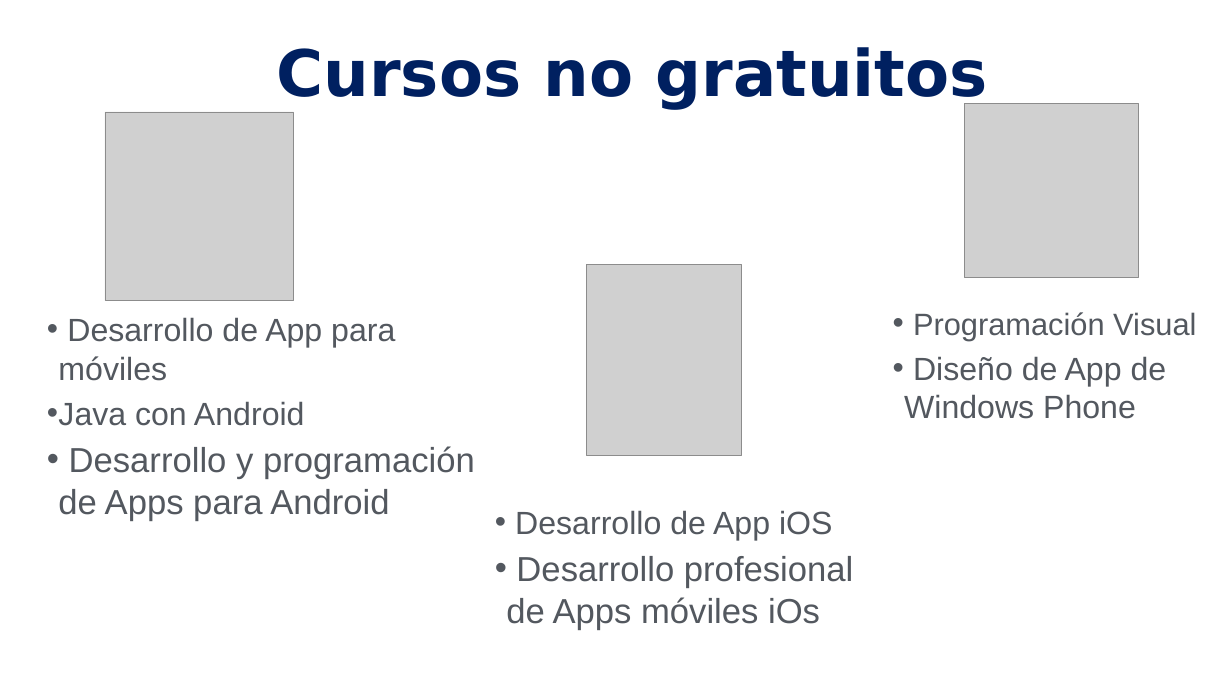
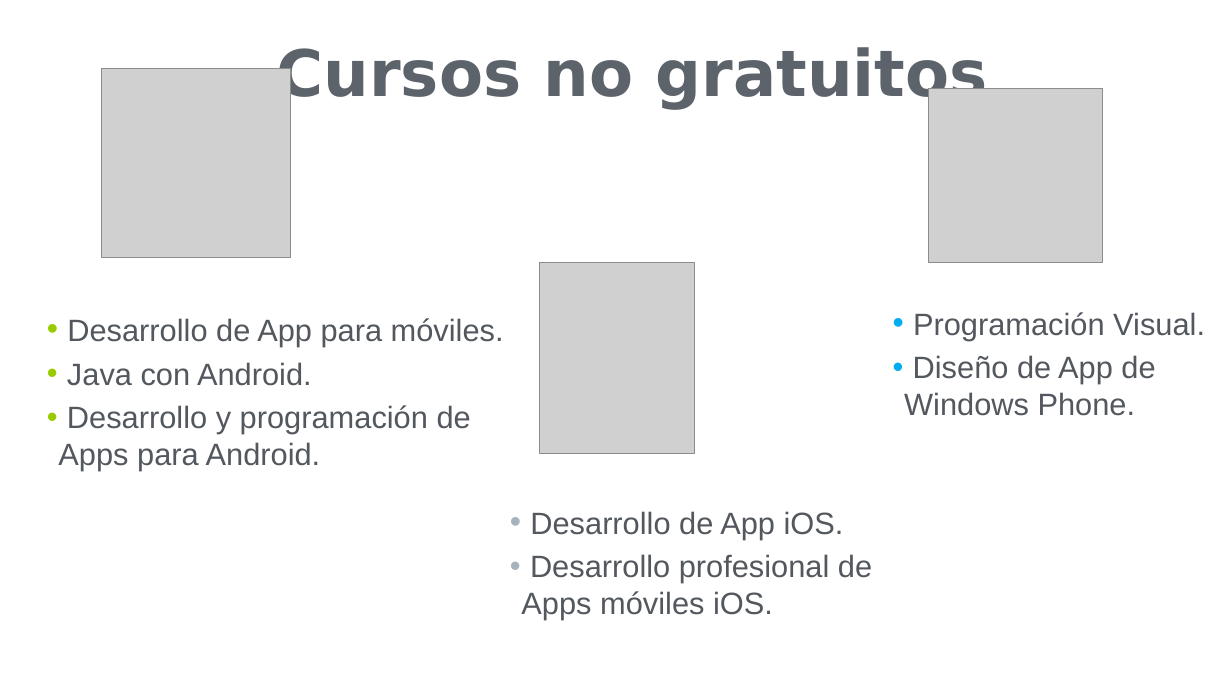
Before and after one commit to Patricia-Sotodosos/TG1, a slide deck: slide 8 of TG1_final.pptx. Drawn at 1232x693 pixels with LibreOffice and Linux fonts; fonts in the diff are those of the drawing; grey boxes stand for pictures. Boxes give left, top, right and bottom in pixels: in the first picture for what was removed or moved away, otherwise in the second. Text is boxed around its words. In the diff, an @@ line names an element or a change of style, - is before the commit and + after.

```diff
--- a/TG1_final.pptx
+++ b/TG1_final.pptx
@@ title "Cursos no gratuitos" at (277, 47, 988, 110): text colour #002060 to #5D636B @@
@@ picture: place and size @@
-picture at (105, 112, 294, 301)
+picture at (102, 68, 291, 257)
@@ picture: place and size @@
-picture at (964, 103, 1138, 277)
+picture at (928, 88, 1102, 262)
@@ picture: place and size @@
-picture at (586, 264, 741, 455)
+picture at (539, 262, 694, 453)
@@ text at (58, 318, 504, 471): text changed; size 50 to 48 pt @@
-• Desarrollo de App para móviles
-• Java con Android
-• Desarrollo y programación de Apps para Android
+• Desarrollo de App para móviles.
+• Java con Android.
+• Desarrollo y programación de Apps para Android.
@@ text at (904, 312, 1205, 416): text changed; size 50 to 48 pt @@
-• Programación Visual
-• Diseño de App de Windows Phone
+• Programación Visual.
+• Diseño de App de Windows Phone.
@@ text at (521, 511, 872, 620): text changed; size 54 to 48 pt @@
-• Desarrollo de App iOS
-• Desarrollo profesional de Apps móviles iOs
+• Desarrollo de App iOS.
+• Desarrollo profesional de Apps móviles iOS.
```
Also in this commit, not shown: 9 other slides changed, 2 slides added, 1 slide removed, 2 other files.
